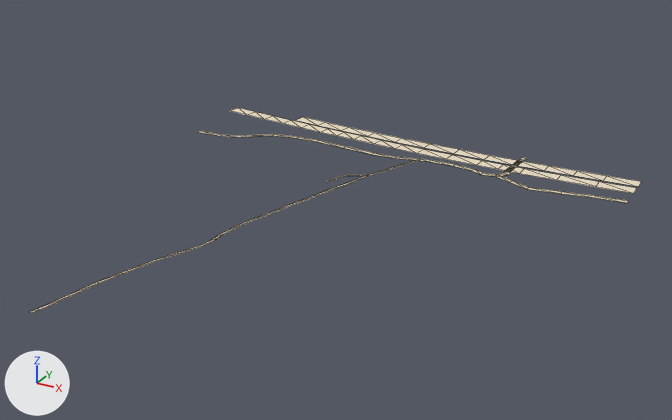
Renders of the glTF model public/assets/bengaluru-region-v1/tiles/t-6_-30-l0.glb from each side of a commit.
The view is the same before and after, from a 50 mm lens placed at (-2348.0, -15426.0, 354.0), pointed at (-2730.0, -14732.0, 7.0). The lights are fixed; the arrows at lower left show +X, +Y and +Z. The first picture is the older version. Mesh edges are drawn as thin lines.

The older version as bpy lines, for what is in view:
```python
me_ground = bpy.data.meshes.new('ground')
me_ground.from_pydata(...)  # 172 vertices, 156 faces; spans x -1.0..500.0, y -1.0..508.0, z 1.0
me_ground.materials.append(mat_ground)
# before: 8 (469.0, 432.0, 1.0) at pixel (595, 195), 9 (469.0, 426.0, 1.0) at pixel (594, 197), 10 (500.0, 434.0, 1.0) at pixel (628, 200), 11 (500.0, 428.0, 1.0) at pixel (627, 203)
ob_ground = bpy.data.objects.new('ground', me_ground)
ob_ground.location = (-3000.0, -15000.0, 0.0)
```
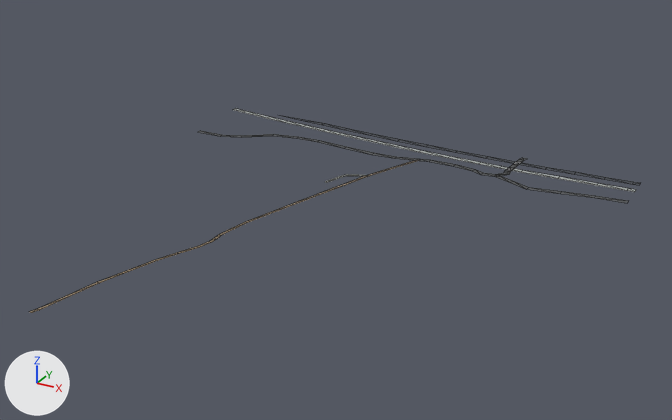
Pixel boxes (x1, y1, x2, y2) of what changed, in the pictures (672 x 420 px; the box of a moved part takes in the faces that stretch with it):
'ground', reshaped: before (30, 108, 641, 313); after (30, 108, 640, 313)
part 1 of me_ground, rebuilt: before (230, 108, 637, 194); after (233, 108, 636, 192)
part 2 of me_ground, rebuilt: before (296, 117, 641, 187); after (285, 116, 640, 185)
part 3 of me_ground, moved or reshaped: (595, 196, 628, 203) in both
part 4 of me_ground, recoloured: (35, 131, 595, 311) in both

The change, as a list of edits to the scene's bpy script:
```text
Change me_ground:
    used by ob_ground; location = (-3000.0, -15000.0, 0.0)
    verts and faces of me_ground; kept vertices keep their numbers, new ones are numbered from 172
    remove me_ground.from_pydata(...)  # 172 vertices, 156 faces; spans x -1.0..500.0, y -1.0..508.0, z 1.0
    add me_ground.from_pydata(...)  # 180 vertices, 164 faces; spans x 0.0..500.0, y 0.0..500.0, z 1.0
    me_ground part 1: the loose piece of 36 vertices spanning x -1.0..500.0, y 453.0..501.0, z 1.0 is rebuilt with 38 vertices and now spans x 0.0..500.0, y 457.0..497.0, z 1.0
    me_ground part 2: the loose piece of 26 vertices spanning x 91.0..500.0, y 474.0..508.0, z 1.0 is rebuilt with 32 vertices and now spans x 60.0..500.0, y 478.0..500.0, z 1.0
    me_ground part 3
    add delete_faces([(8, 9, 11), (8, 11, 10)])
    add faces += [(8, 9, 10), (9, 11, 10)]
    me_ground part 4: 94 kept faces spanning x 13.0..469.0, y 0.0..500.0, z 1.0 get new vertex colours
    other edits to the shape of me_ground do not show in these pictures
```
